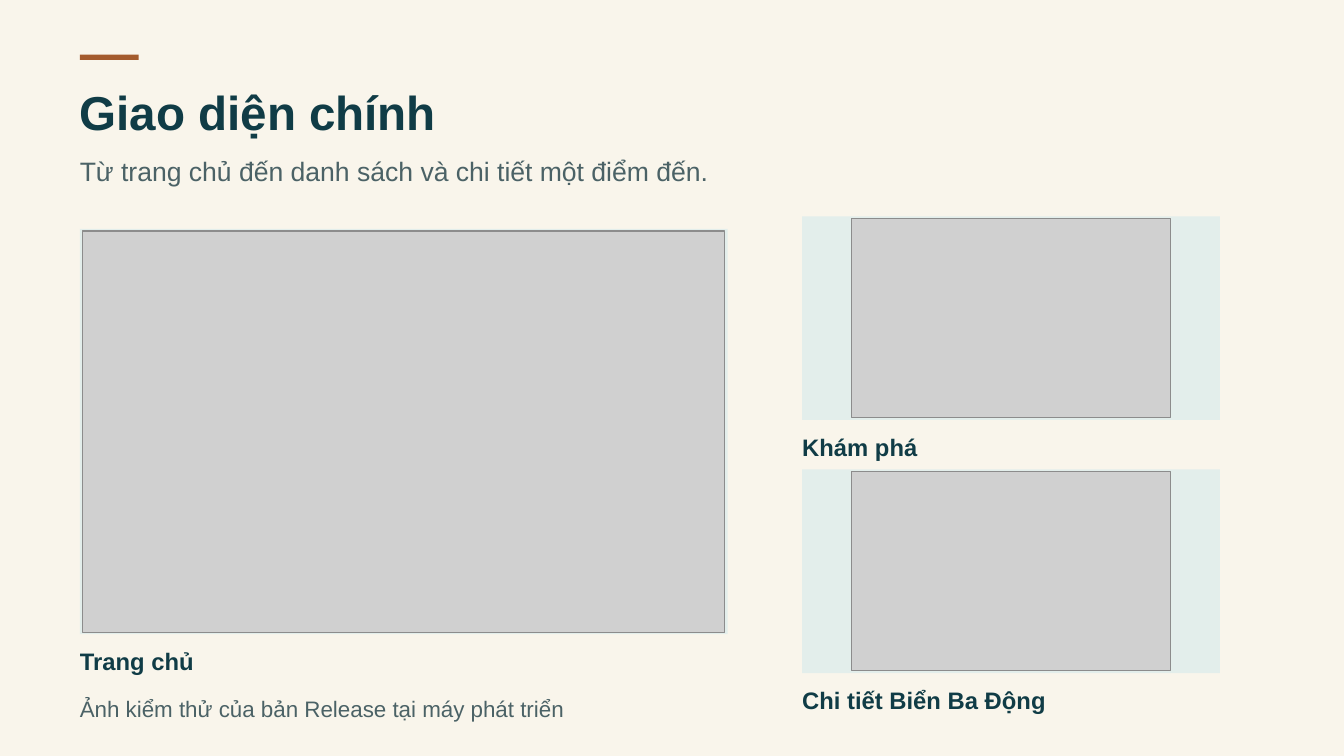
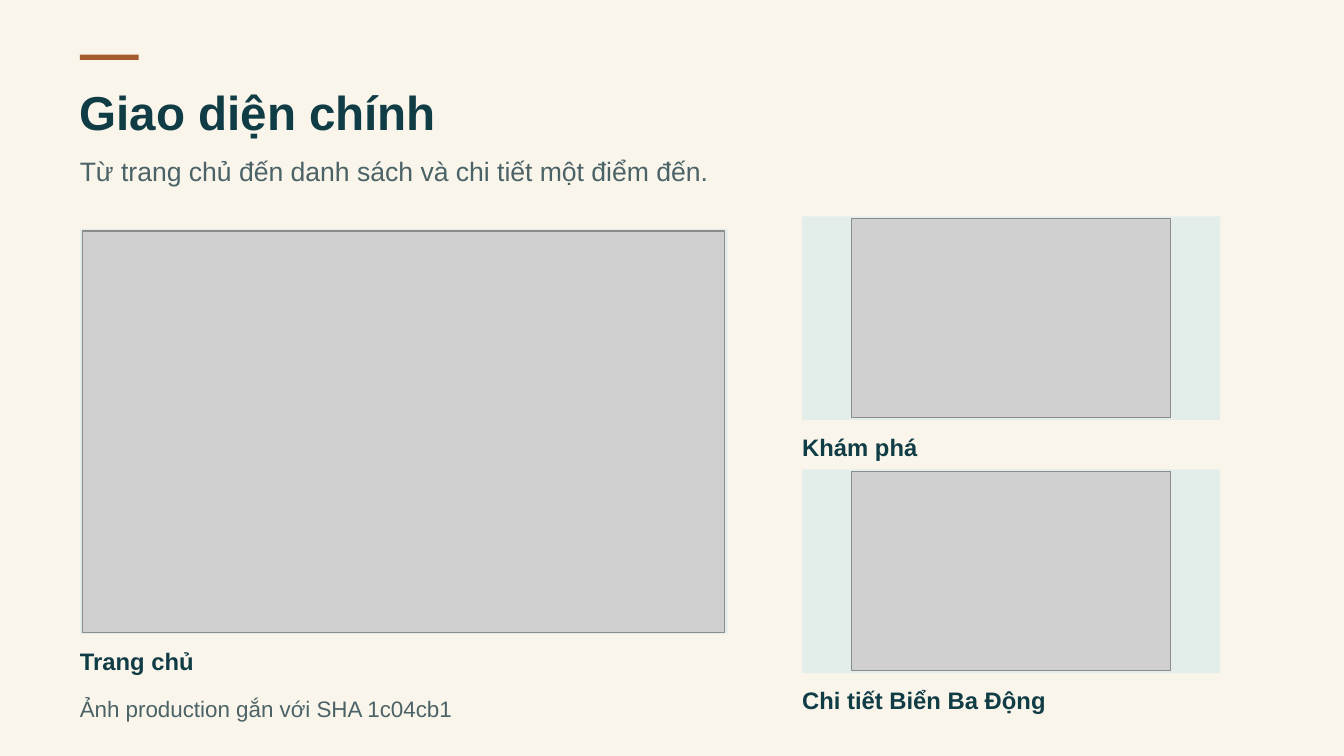
Before and after one commit to anhpham1504/ASPNET-DK25TTC5-lehien-BADONG, a slide deck: slide 9 of thesis/abs/BA-DONG-Coastal-Escape.pptx. Drawn at 1344x756 pixels with LibreOffice and Linux fonts; fonts in the diff are those of the drawing; grey boxes stand for pictures. Boxes give left, top, right and bottom in pixels: in the first picture for what was removed or moved away, otherwise in the second. Text is boxed around its words. In the diff, an @@ line names an element or a change of style, - is before the commit and + after.

Commit message:
docs(academic): synchronize thesis and evidence with final UI release

```diff
--- a/thesis/abs/BA-DONG-Coastal-Escape.pptx
+++ b/thesis/abs/BA-DONG-Coastal-Escape.pptx
@@ text at (x1=80, y1=699, x2=451, y2=722): text changed @@
-Ảnh kiểm thử của bản Release tại máy phát triển
+Ảnh production gắn với SHA 1c04cb1
```
Also in this commit, not shown: 7 other slides changed, 46 other files.
